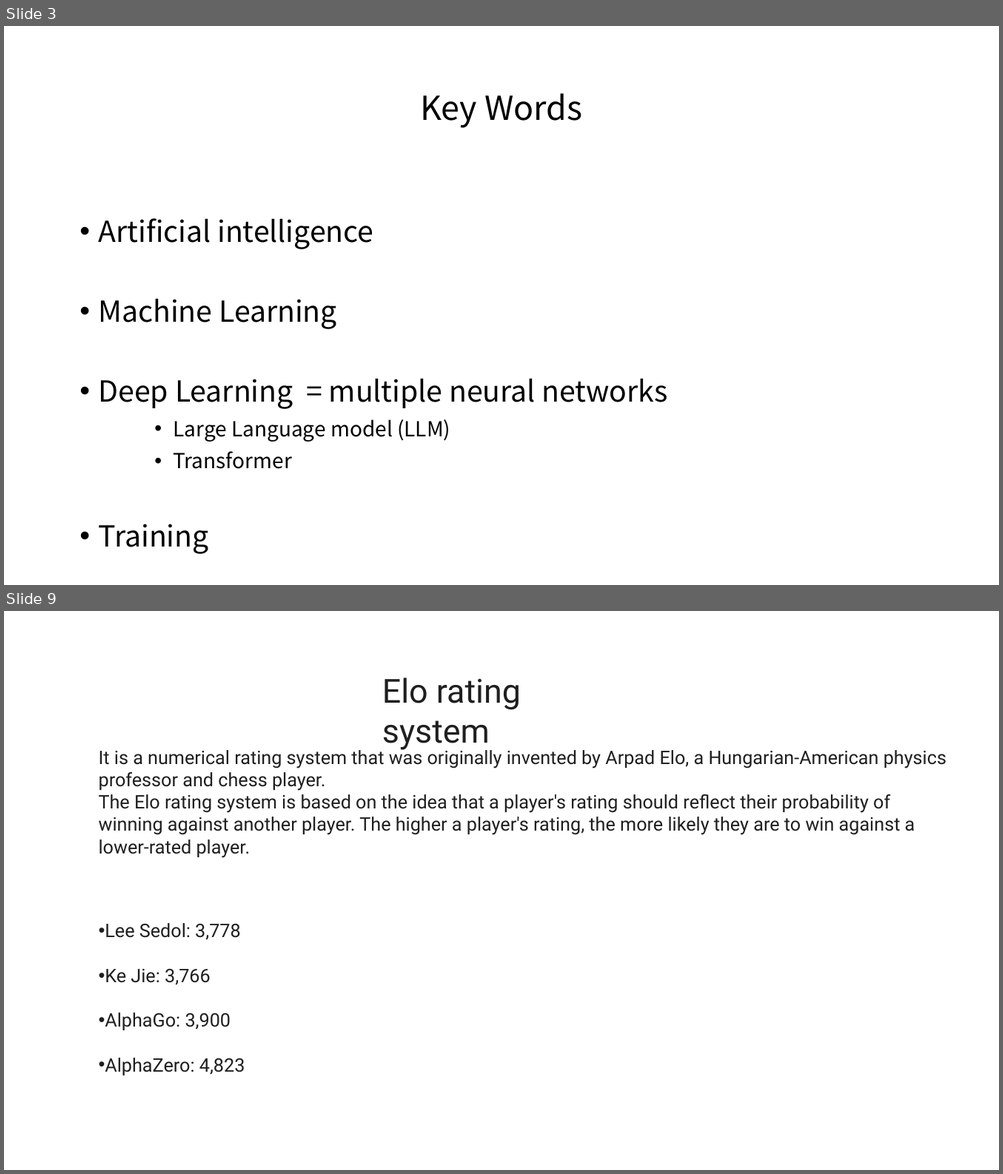
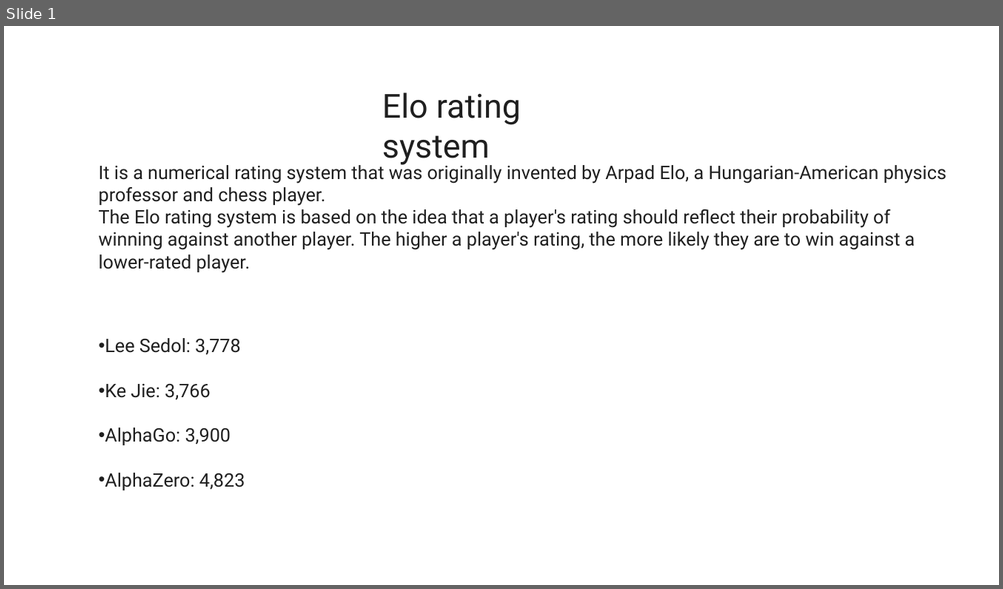
Before and after one commit to MigoJJ/AI_2023.07, a slide deck: AI_07_2023.08.08 - reference.pptx. Shown one above the other, each under a label of ours: slides 3 and 9 before the commit, slide 1 after it; the slides between them are not shown. The pictures are 1003x1174 and 1003x589 pixels, drawn with LibreOffice and Linux fonts; fonts in the diff are those of the drawing. Boxes give left, top, right and bottom in pixels: in the first picture for what was removed or moved away, otherwise in the second. Text is boxed around its words. In the diff, an @@ line names an element or a change of style, - is before the commit and + after.

```diff
--- a/AI_07_2023.08.08 - reference.pptx
+++ b/AI_07_2023.08.08 - reference.pptx
@@ slide 3 removed at bbox=[4, 26, 999, 585], background #FFFFFF @@
@@ title removed at bbox=[420, 93, 582, 128] @@
-Key Words
@@ text removed at bbox=[99, 218, 668, 554] @@
-• Artificial intelligence
-• Machine Learning
-• Deep Learning = multiple neural networks
-    • Large Language model (LLM)
-    • Transformer
-• Training
@@ what was slide 9 is now slide 1 @@
```
Also in this commit, not shown: 7 other slides removed, 7 other files.
